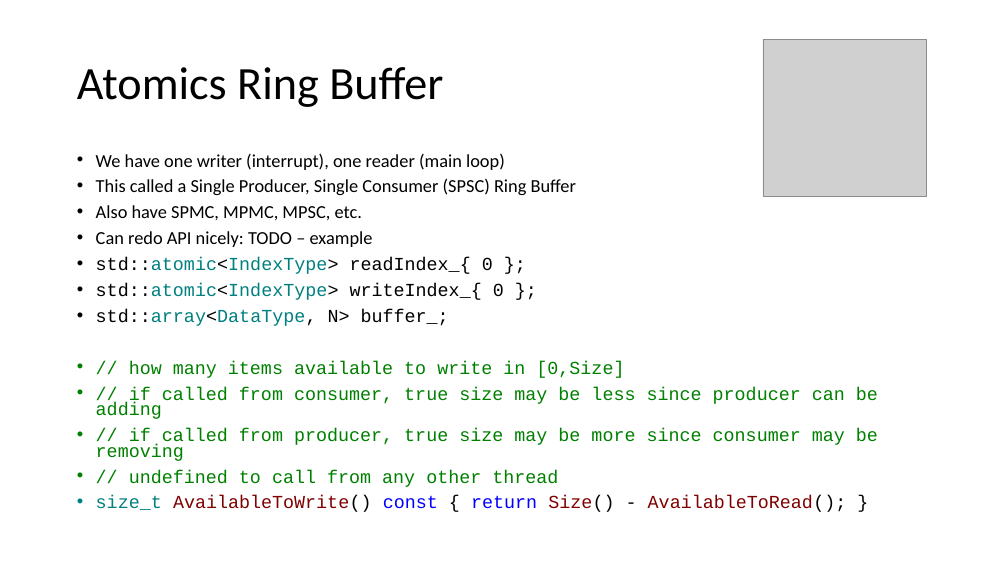
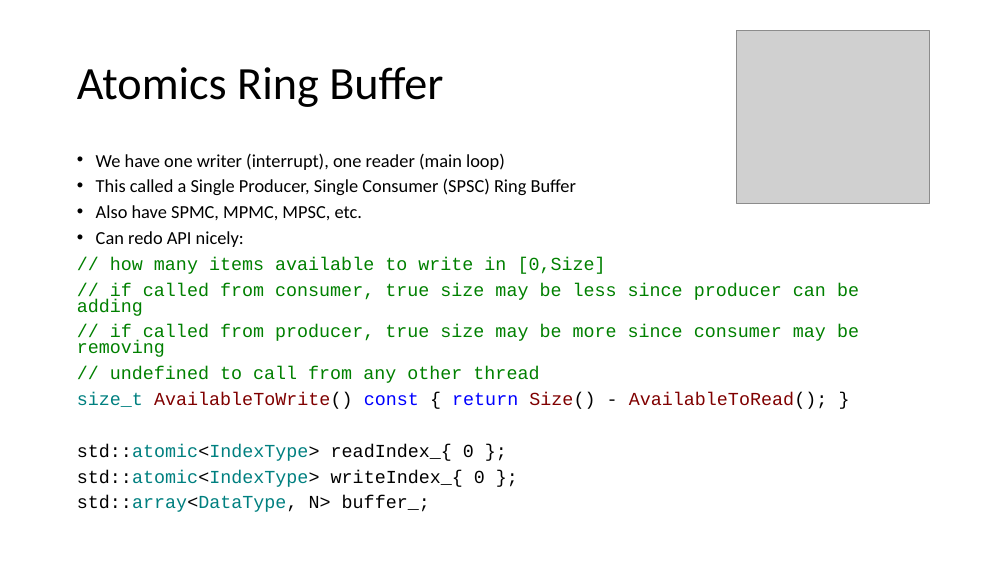
Before and after one commit to ChrisLomont/RingBuffer, a slide deck: slide 15 of Making a Ringbuffer.pptx. Drawn at 1008x567 pixels with LibreOffice and Linux fonts; fonts in the diff are those of the drawing; grey boxes stand for pictures. Boxes give left, top, right and bottom in pixels: in the first picture for what was removed or moved away, otherwise in the second. Text is boxed around its words. In the diff, an @@ line names an element or a change of style, - is before the commit and + after.

```diff
--- a/Making a Ringbuffer.pptx
+++ b/Making a Ringbuffer.pptx
@@ picture: place and size @@
-picture at (763,39,926,196)
+picture at (737,30,929,203)
@@ text at (96,231,244,247): text changed; font Courier New to Calibri @@
-• Can redo API nicely: TODO – example
-• std::atomic<IndexType> readIndex_{ 0 };
-• std::atomic<IndexType> writeIndex_{ 0 };
-• std::array<DataType, N> buffer_;
+• Can redo API nicely:
@@ text at (77,257,859,409): bullet • to none @@
@@ text at (77,444,485,512): paragraphs added @@
+std::atomic<IndexType> readIndex_{ 0 };
+std::atomic<IndexType> writeIndex_{ 0 };
+std::array<DataType, N> buffer_;
```
Also in this commit, not shown: 31 other slides changed, 3 slides added, 1 slide removed, 13 other files.
